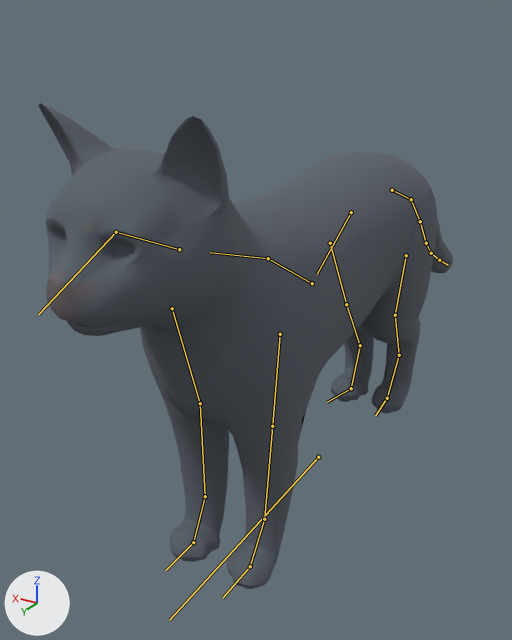
The glTF model apps/web/public/avatars/cat.glb: old version first, new version second.
One viewpoint serves both versions: a 50 mm camera at (-0.243, 0.52, 0.387) aimed at (0.056, 0.023, 0.138). Every picture has the same lights, and +X, +Y and +Z are marked at lower left. The older version comes first. The bones that change, and the others that lie on the model, are drawn over the model as lines.

In view in the first picture: 'VIS_cat'.
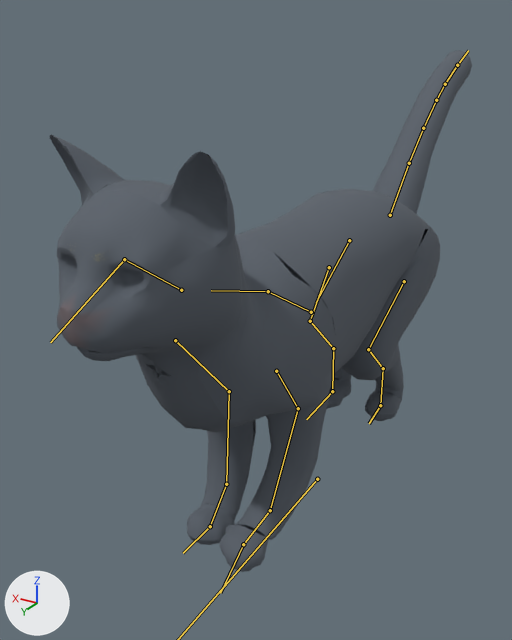
The newer file adds an action. The first version stands in its rest pose; the second is drawn at frame 2 of the action 'trot_a'.

Boxes [x1, y1, x2, y2] around the edits, measured in the pictures (512 x 640 px):
'VIS_cat', posed (7% taller): before [39, 103, 453, 589]; after [49, 50, 472, 572]
bone 'hindleg_hip_L', root to tip: before (406, 255) to (395, 315); after (404, 281) to (368, 349)
bone 'hindleg_upper_L', root to tip: before (395, 315) to (399, 355); after (368, 349) to (383, 368)
bone 'hindleg_lower_L', root to tip: before (399, 355) to (387, 398); after (383, 368) to (380, 405)
bone 'hindpaw_L', root to tip: before (387, 398) to (375, 415); after (380, 405) to (369, 423)
bone 'hindleg_hip_R', root to tip: before (330, 243) to (346, 304); after (329, 267) to (310, 321)
bone 'hindleg_upper_R', root to tip: before (346, 304) to (360, 345); after (310, 321) to (333, 348)
bone 'hindleg_lower_R', root to tip: before (360, 345) to (351, 388); after (333, 348) to (332, 391)
bone 'foreleg_shoulder_L', root to tip: before (280, 334) to (272, 426); after (276, 371) to (298, 408)
bone 'foreleg_upper_L', root to tip: before (272, 426) to (264, 519); after (298, 408) to (270, 510)
bone 'foreleg_lower_L', root to tip: before (264, 519) to (250, 566); after (270, 510) to (243, 544)
bone 'forepaw_L', root to tip: before (250, 566) to (223, 597); after (243, 544) to (220, 593)
bone 'foreleg_shoulder_R', root to tip: before (172, 308) to (200, 403); after (175, 340) to (229, 391)
bone 'foreleg_upper_R', root to tip: before (200, 403) to (205, 496); after (229, 391) to (226, 484)
bone 'foreleg_lower_R', root to tip: before (205, 496) to (193, 542); after (226, 484) to (210, 526)
bone 'forepaw_R', root to tip: before (193, 542) to (165, 570); after (210, 526) to (183, 553)
bone 'neck', root to tip: before (179, 249) to (116, 232); after (181, 290) to (124, 259)
bone 'head', root to tip: before (116, 232) to (38, 314); after (124, 259) to (50, 342)
bone 'tail_01', root to tip: before (392, 190) to (411, 199); after (390, 215) to (409, 163)
bone 'tail_02', root to tip: before (411, 199) to (420, 221); after (409, 163) to (423, 128)
bone 'tail_04', root to tip: before (426, 243) to (431, 253); after (436, 100) to (445, 84)
bone 'tail_05', root to tip: before (431, 253) to (439, 260); after (445, 84) to (457, 65)
bone 'tail_06', root to tip: before (439, 260) to (448, 265); after (457, 65) to (468, 50)

What the commit changed:
Bone 'root' (bone_root) moves from (0.0, 0.0, 0.0) to (0.0, 0.0, -0.025).
Bone 'hindleg_hip_L' (bone_hindleg_hip_l) turns from (0, 0, 0) to (54, 3, 15) degrees about its own x, y and z.
Bone 'hindleg_upper_L' (bone_hindleg_upper_l) turns from (0, 0, 0) to (-76, -6, -4) degrees about its own x, y and z.
Bone 'hindleg_lower_L' (bone_hindleg_lower_l) turns from (0, 0, 0) to (-17, 0, -1) degrees about its own x, y and z.
Bone 'hindpaw_L' (bone_hindpaw_l) turns from (0, 0, 0) to (37, -4, 0) degrees about its own x, y and z.
Bone 'hindleg_hip_R' (bone_hindleg_hip_r) turns from (0, 0, 0) to (78, 0, -21) degrees about its own x, y and z.
Bone 'hindleg_upper_R' (bone_hindleg_upper_r) turns from (0, 0, 0) to (-96, 8, 3) degrees about its own x, y and z.
Bone 'hindleg_lower_R' (bone_hindleg_lower_r) turns from (0, 0, 0) to (-10, 0, 0) degrees about its own x, y and z.
Bone 'foreleg_shoulder_L' (bone_foreleg_shoulder_l) moves from (0.0, 0.0, 0.0) to (-0.001, -0.001, 0.003).
Bone 'foreleg_shoulder_L' (bone_foreleg_shoulder_l) turns from (0, 0, 0) to (-33, -6, -4) degrees about its own x, y and z.
Bone 'foreleg_upper_L' (bone_foreleg_upper_l) turns from (0, 0, 0) to (56, 0, 3) degrees about its own x, y and z.
Bone 'foreleg_lower_L' (bone_foreleg_lower_l) turns from (0, 0, 0) to (26, 0, -1) degrees about its own x, y and z.
Bone 'forepaw_L' (bone_forepaw_l) turns from (0, 0, 0) to (-83, 1, -2) degrees about its own x, y and z.
Bone 'foreleg_shoulder_R' (bone_foreleg_shoulder_r) moves from (0.0, 0.0, 0.0) to (0.0, 0.0, -0.002).
Bone 'foreleg_shoulder_R' (bone_foreleg_shoulder_r) turns from (0, 0, 0) to (-29, 5, 4) degrees about its own x, y and z.
Bone 'foreleg_upper_R' (bone_foreleg_upper_r) turns from (0, 0, 0) to (35, -1, -2) degrees about its own x, y and z.
Bone 'foreleg_lower_R' (bone_foreleg_lower_r) turns from (0, 0, 0) to (12, 0, 1) degrees about its own x, y and z.
Bone 'forepaw_R' (bone_forepaw_r) turns from (0, 0, 0) to (-18, -1, 0) degrees about its own x, y and z.
Bone 'neck' (bone_neck) turns from (0, 0, 0) to (10, 0, 0) degrees about its own x, y and z.
Bone 'head' (bone_head) turns from (0, 0, 0) to (-10, 0, 0) degrees about its own x, y and z.
Bone 'tail_01' (bone_tail_01) turns from (0, 0, 0) to (-63, 0, 0) degrees about its own x, y and z.
Bone 'tail_02' (bone_tail_02) turns from (0, 0, 0) to (-17, 0, 0) degrees about its own x, y and z.
Bone 'tail_04' (bone_tail_04) turns from (0, 0, 0) to (15, 0, 0) degrees about its own x, y and z.
Bone 'tail_05' (bone_tail_05) turns from (0, 0, 0) to (14, 0, 0) degrees about its own x, y and z.
Bone 'tail_06' (bone_tail_06) turns from (0, 0, 0) to (9, 0, 0) degrees about its own x, y and z.
